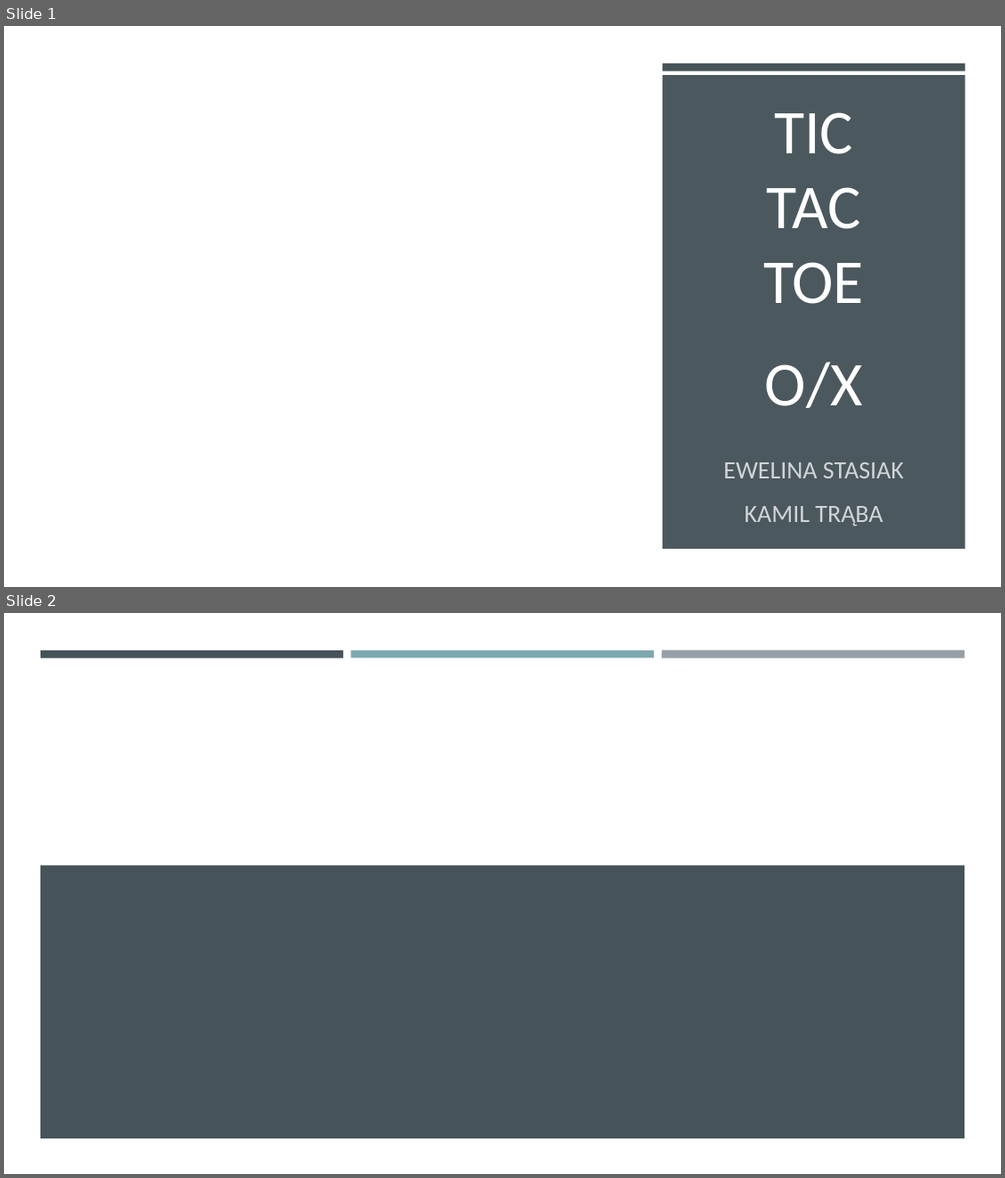
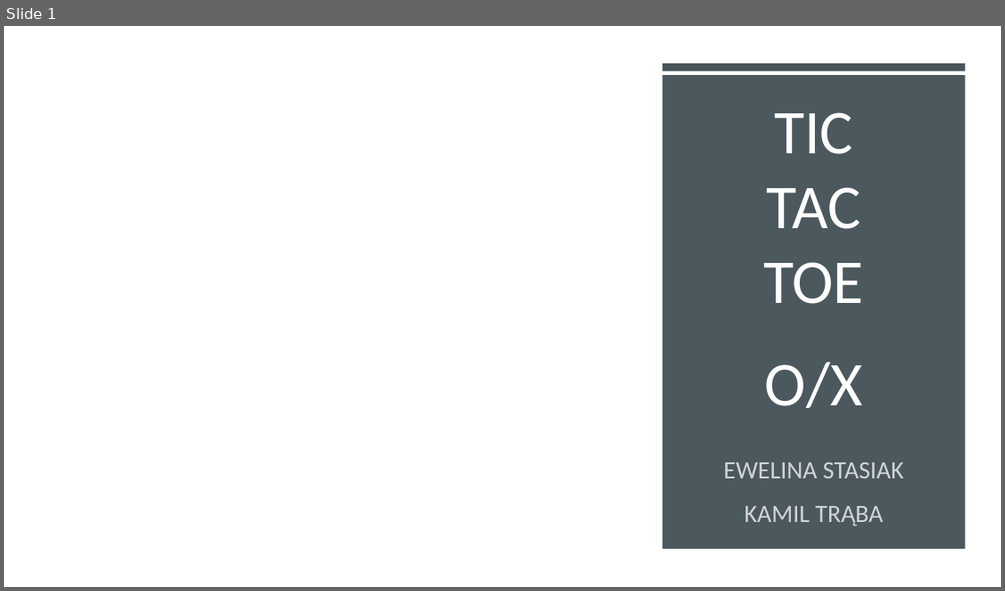
Before and after one commit to prooffek/Codecool-TicTacToe, a slide deck: TicTacToe.pptx. Shown one above the other, each under a label of ours: slides 1 and 2 before the commit, slide 1 after it. The pictures are 1005x1178 and 1005x591 pixels, drawn with LibreOffice and Linux fonts; fonts in the diff are those of the drawing; background and template pictures are left out. Boxes give left, top, right and bottom in pixels: in the first picture for what was removed or moved away, otherwise in the second. Text is boxed around its words. In the diff, an @@ line names an element or a change of style, - is before the commit and + after.

```diff
--- a/TicTacToe.pptx
+++ b/TicTacToe.pptx
@@ slide 2 removed at (4,613,1001,1174), background #FFFFFF @@
@@ rectangle removed at (40,650,343,657) @@
@@ rectangle removed at (351,650,654,657) @@
@@ rectangle removed at (662,650,964,658) @@
@@ rectangle removed at (40,865,965,1138) @@
```
Also in this commit, not shown: 8 slides added, 1 other file.
